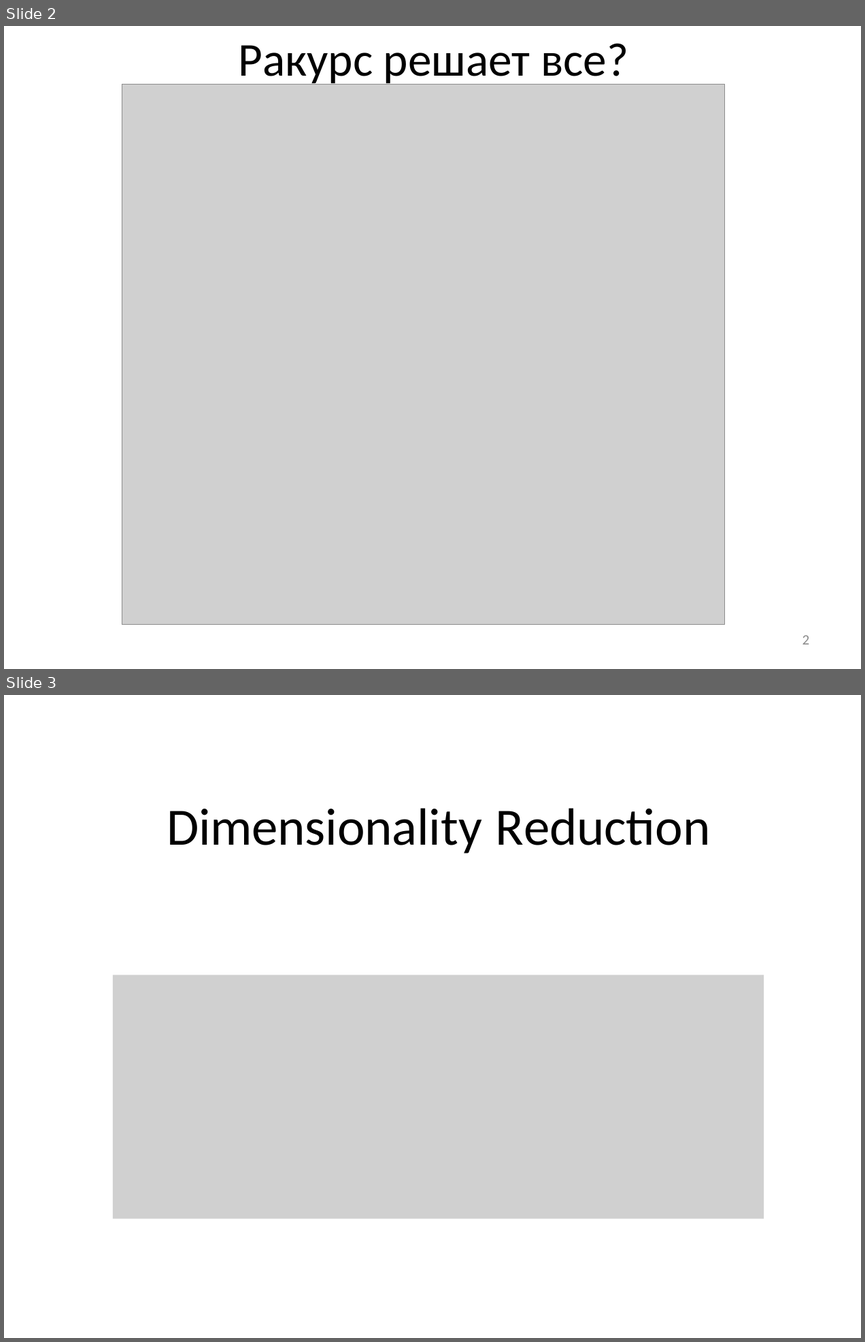
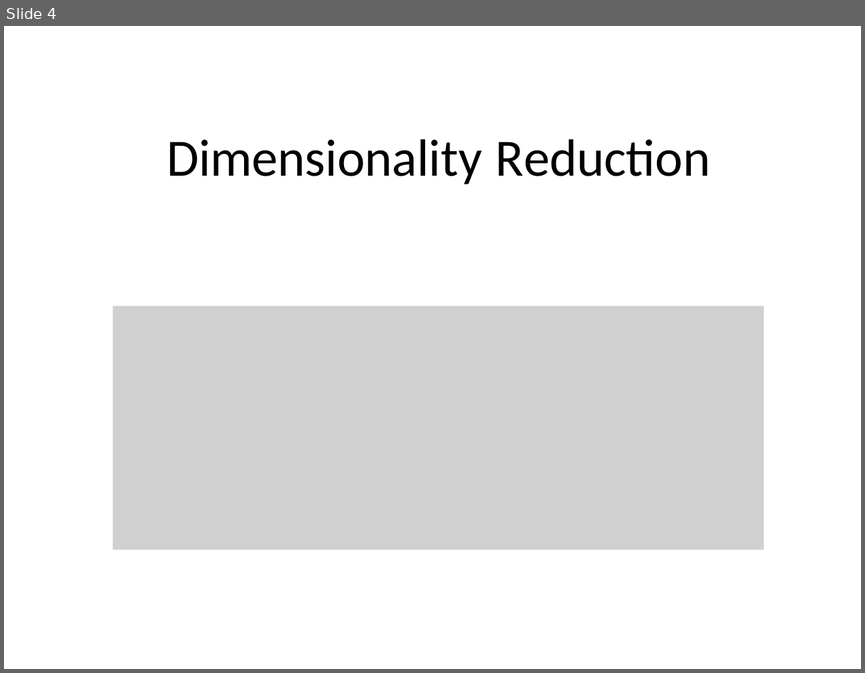
Before and after one commit to a-vodka/dv, a slide deck: dv-lec9-dim-reduc-PCA+SVD.pptx. Shown one above the other, each under a label of ours: slides 2 and 3 before the commit, slide 4 after it. The pictures are 865x1342 and 865x673 pixels, drawn with LibreOffice and Linux fonts; fonts in the diff are those of the drawing; grey boxes stand for pictures; background and template pictures are left out. Boxes give left, top, right and bottom in pixels: in the first picture for what was removed or moved away, otherwise in the second. Text is boxed around its words. In the diff, an @@ line names an element or a change of style, - is before the commit and + after.

```diff
--- a/dv-lec9-dim-reduc-PCA+SVD.pptx
+++ b/dv-lec9-dim-reduc-PCA+SVD.pptx
@@ slide 2 removed at (4, 26, 861, 669), background picture (left out) @@
@@ title removed at (238, 43, 628, 88) @@
-Ракурс решает все?
@@ picture removed at (122, 84, 725, 624) @@
@@ page number removed at (802, 635, 810, 644) @@
-2
@@ what was slide 3 is now slide 4 @@
```
Also in this commit, not shown: 2 slides changed, 2 slides added, 2 other files.
